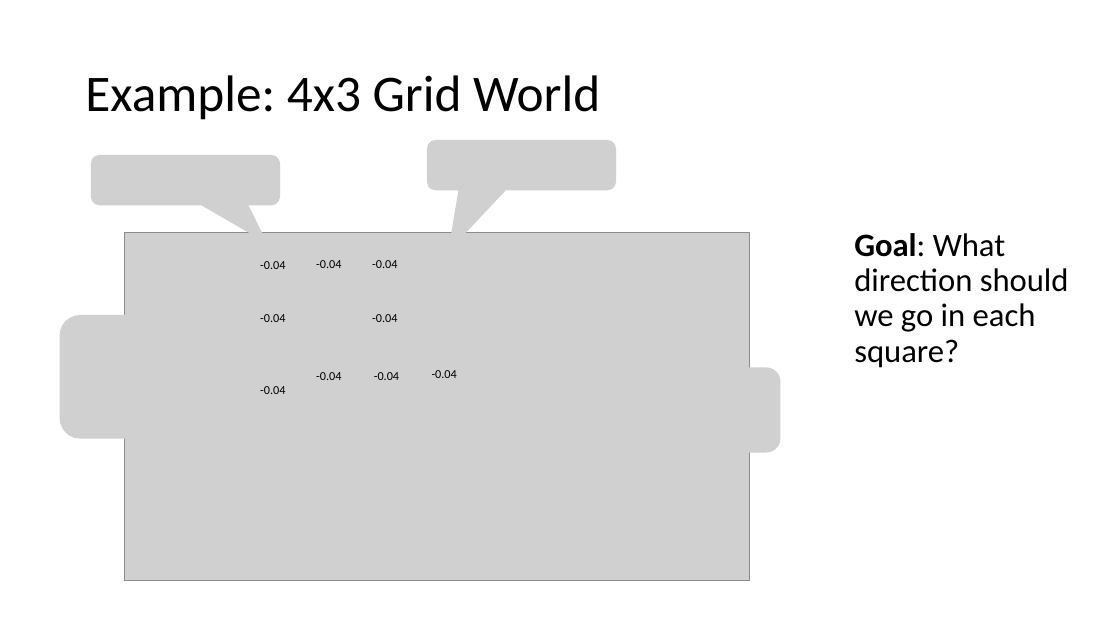
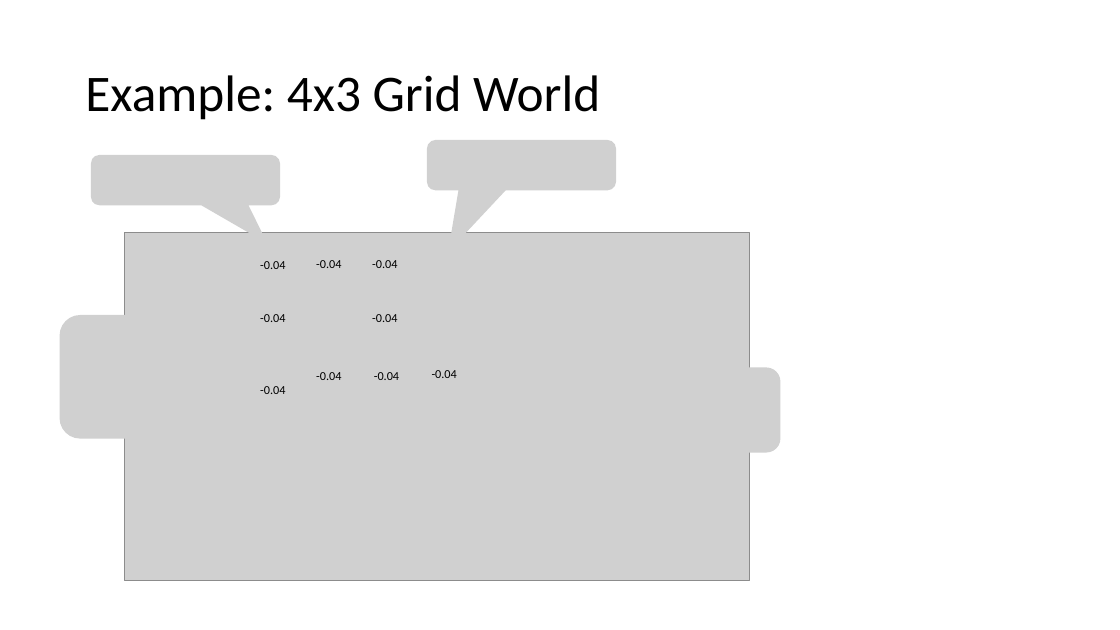
Before and after one commit to mhahsler/CS7320-AI, a slide deck: slide 6 of slides/22_Reinforcement_Learning.pptx (slide 5 before the commit). Drawn at 1120x630 pixels with LibreOffice and Linux fonts; fonts in the diff are those of the drawing; grey boxes stand for pictures. Boxes give left, top, right and bottom in pixels: in the first picture for what was removed or moved away, otherwise in the second. Text is boxed around its words. In the diff, an @@ line names an element or a change of style, - is before the commit and + after.

```diff
--- a/slides/22_Reinforcement_Learning.pptx
+++ b/slides/22_Reinforcement_Learning.pptx
@@ text removed at <box>854,233,1069,368</box> @@
-Goal: What direction should we go in each square?
```
Also in this commit, not shown: 7 other slides changed, 2 slides added, 1 other file.
